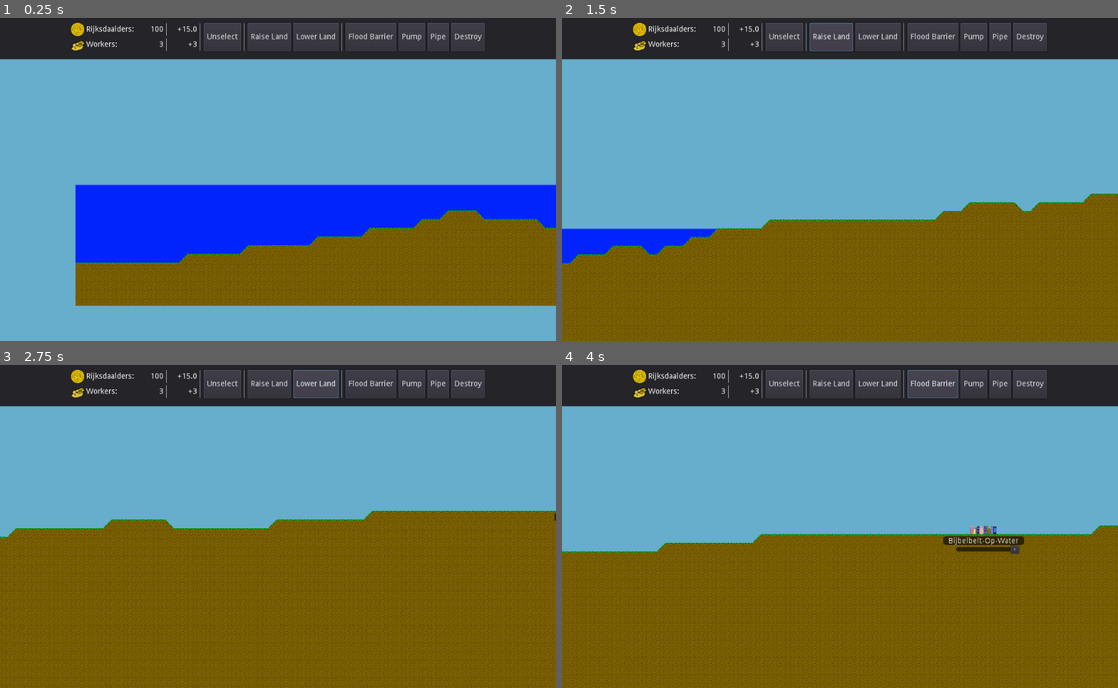
Above: before the commit, frames 1-4 (two rows, left to right).
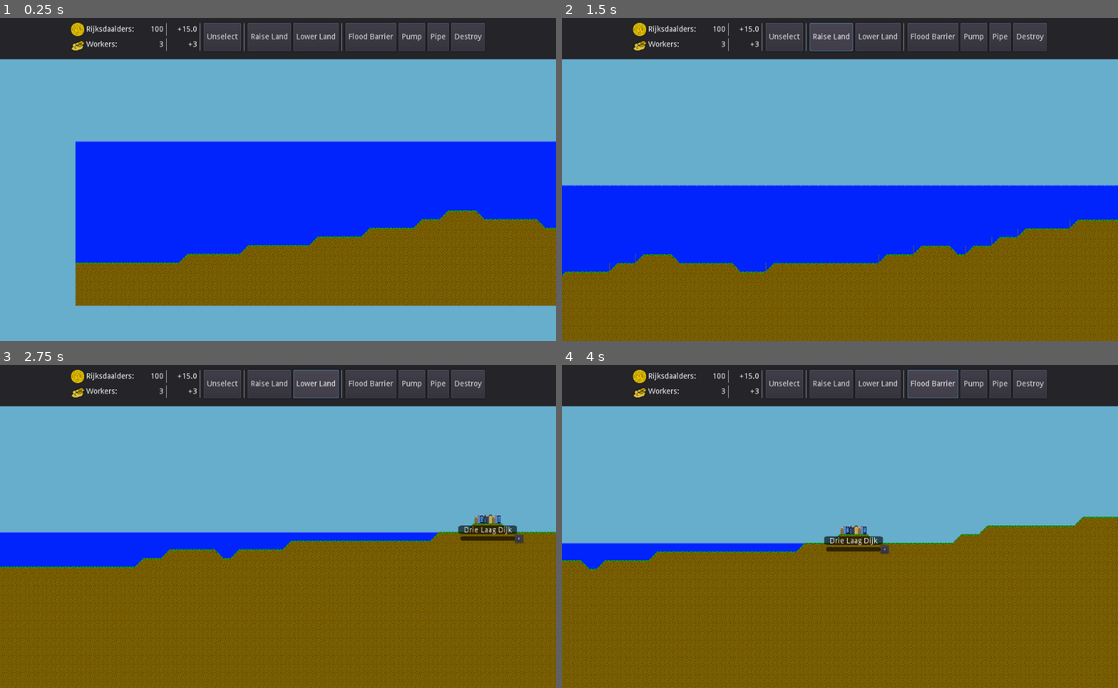
Above: after the commit, the same moments.

Repository: Groogy/LudumDare49
Game: Godot game, scene res://scenes/Game.tscn
The game is run twice, just before and just after one commit, with the same random seed, the same clock (stepped at 60 frames per second) and the same inputs.
Inputs (mouse positions are in pixels of both pictures, inside the frame that each line leads up to):
- Up to frame 1 (0.25 s): no input
- Up to frame 2 (1.5 s): click "Unselect" at 0.5 s; click "Raise Land" at 1.25 s
- Up to frame 3 (2.75 s): click "Lower Land" at 2 s
- Up to frame 4 (4 s): click (1079, 539) at 2.75 s, where only the run after the commit has a clickable "+"; click "Flood Barrier" at 3.5 s

The runs differ from the first frame. In frame 1, 12% of the frame differs, in the area x 13-100%, y 38-52%; in frame 2, 24%, in the area x 0-100%, y 51-100%; in frame 3, 15%; in frame 4, 9.2%.

Commit message:
Remade generation to make player start nearer to action

Diff:
--- a/logic/generators/SettlementGenerator.gd
+++ b/logic/generators/SettlementGenerator.gd
@@ -45,20 +45,25 @@
 	return parts
 
 
-func find_empty_spot(var clearence: int) -> Vector2:
+func find_empty_spot(var clearence: int, area_start: int, area_end: int) -> Vector2:
 	var parent := get_parent()
 	var terrain = parent.get_terrain_map()
 	var entities = parent.get_entities()
 	var is_empty := false
 	var x: int = 0
 	var y: int = 0
-	while not is_empty:
-		x = parent.start_settlement_area.position.x + randi() % int(parent.start_settlement_area.size.x)
+	var tries := 5
+	while not is_empty and tries > 0:
+		x = area_start + randi() % (area_end - area_start)
 		y = terrain.find_surface(x)-1
 		is_empty = true
+		tries -= 1
 		for i in clearence:
 			is_empty = is_empty and can_place_on(x+i, y)
-	return Vector2(x, y)
+	if is_empty:
+		return Vector2(x, y)
+	else:
+		return Vector2(0, 0)
 
 func can_place_on(x: int, y: int) -> bool:
 	return Root.map_manager.can_place_settlement_part_on(x, y)
--- a/logic/generators/StartSettlementGenerator.gd
+++ b/logic/generators/StartSettlementGenerator.gd
@@ -1,21 +1,20 @@
-tool
 extends "SettlementGenerator.gd"
 
-func _draw() -> void:
-	if Engine.editor_hint:
-		var parent := get_parent()
-		var map: TileMap = parent.get_terrain_map()
-		if not map: return
-		var start = map.map_to_world(parent.start_settlement_area.position)
-		var end = map.map_to_world(parent.start_settlement_area.end * Vector2(1, 1))
-		draw_rect(Rect2(start, end-start), Color.red, false, 2.0, false)
-
 func generate() -> void:
-	if Engine.editor_hint: return
 	var parent := get_parent()
 	var entities = parent.get_entities()
 	var terrain = parent.get_terrain_map()
-	var spot = find_empty_spot(3)
+	var water = parent.get_water_map()
+	var spot = null
+	var highest_water := 0
+	for x in range(terrain.map_bounds.position.x, terrain.map_bounds.size.x):
+		var surface: int = terrain.find_surface(x)
+		var level: int = water.find_water_surface(x)
+		if level < highest_water: highest_water = level
+		if surface < highest_water:
+			spot = find_empty_spot(3, x, x+10)
+			if spot != Vector2(0, 0):
+				break
 	start_x = spot.x
 	start_y = spot.y
 	for x in parent.start_settlement_max_size:
--- a/logic/generators/TerrainGenerator.gd
+++ b/logic/generators/TerrainGenerator.gd
@@ -15,8 +15,10 @@
 func generate() -> void:
 	var parent := get_parent()
 	var map: TileMap = parent.get_terrain_map()
+	var water: TileMap = parent.get_water_map()
 	if not map: return
 	map.map_bounds = parent.target_area
+	water.map_bounds = parent.target_area
 	var current_y = parent.start_y
 	var prevous_y = current_y
 	var min_y = parent.start_y
--- a/logic/generators/WaterGenerator.gd
+++ b/logic/generators/WaterGenerator.gd
@@ -4,10 +4,8 @@
 	var terrain = get_parent().get_terrain_map()
 	var water = get_parent().get_water_map()
 	var entities = get_parent().get_entities()
-	var start_settlement = entities.fetch_all_parts_of("settlement_part").front()
-	water.inject_water_pos.y = max(
-		terrain.find_surface(0) - 10, start_settlement.cell_y + 1
-	)
+	var highest_peak = terrain.find_peak()
+	water.inject_water_pos.y = highest_peak + 4
 	var water_level: int = water.inject_water_pos.y
 	for x in range(terrain.map_bounds.position.x, terrain.map_bounds.end.x):
 		var surface: int = terrain.find_surface(x)
--- a/logic/generators/WorldGenerator.gd
+++ b/logic/generators/WorldGenerator.gd
@@ -9,7 +9,6 @@
 export var generation_seed: int = 0 setget set_generation_seed
 export var target_area := Rect2(0, 0, 100, 100)
 export var start_y := 8
-export var start_settlement_area := Rect2(0, 0, 100, 100)
 export var start_settlement_max_size := 3
 
 
--- a/scenes/Game.tscn
+++ b/scenes/Game.tscn
@@ -34,7 +34,6 @@
 _entities = NodePath("../MapManager/EntityManager")
 target_area = Rect2( 0, 0, 250, 64 )
 start_y = 4
-start_settlement_area = Rect2( 210, -33, 25, 1 )
 
 [node name="ConstructionManager" type="Node" parent="."]
 script = ExtResource( 6 )
--- a/scenes/TerrainMap.gd
+++ b/scenes/TerrainMap.gd
@@ -73,3 +73,12 @@
 		if (include_partial and not is_empty(x, y)) or is_filled(x, y):
 			return y
 	return -int(map_bounds.position.y) # There's a gaping hole in the map?
+
+
+func find_peak() -> int:
+	var peak := 0
+	for x in range(map_bounds.position.x, map_bounds.end.x):
+		var surface := find_surface(x)
+		if surface < peak:
+			peak = surface
+	return peak
--- a/scenes/WaterMap.gd
+++ b/scenes/WaterMap.gd
@@ -6,6 +6,8 @@
 
 
 export var inject_water_pos := Vector2()
+
+var map_bounds = Rect2()
 
 
 func _draw():
@@ -40,6 +42,13 @@
 	set_water_level_at(x, y, level + val)
 
 
+func find_water_surface(x: int) -> int:
+	for y in range(-map_bounds.end.y, -map_bounds.position.y):
+		if get_water_level_at(x, y) > 0:
+			return y
+	return -int(map_bounds.position.y) # There's a gaping hole in the map?
+
+
 func _convert_id_to_water_level(id: int) -> int:
 	id += 1
 	if id > Const.MAX_WATER_LEVEL:
--- a/scenes/WorldGenerator.tscn
+++ b/scenes/WorldGenerator.tscn
@@ -12,8 +12,8 @@
 [node name="TerrainGenerator" type="Node2D" parent="."]
 script = ExtResource( 2 )
 
+[node name="WaterGenerator" type="Node2D" parent="."]
+script = ExtResource( 4 )
+
 [node name="StartSettlementGenerator" type="Node2D" parent="."]
 script = ExtResource( 3 )
-
-[node name="WaterGenerator" type="Node2D" parent="."]
-script = ExtResource( 4 )
